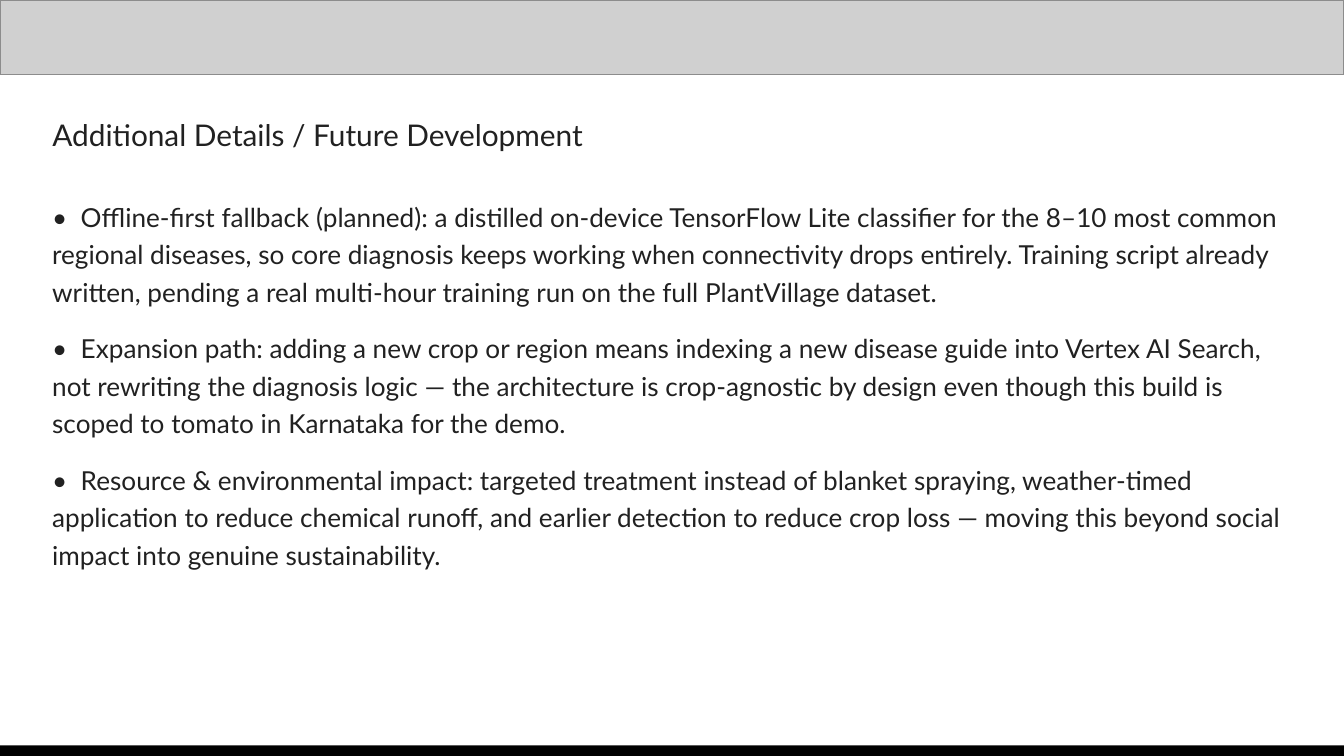
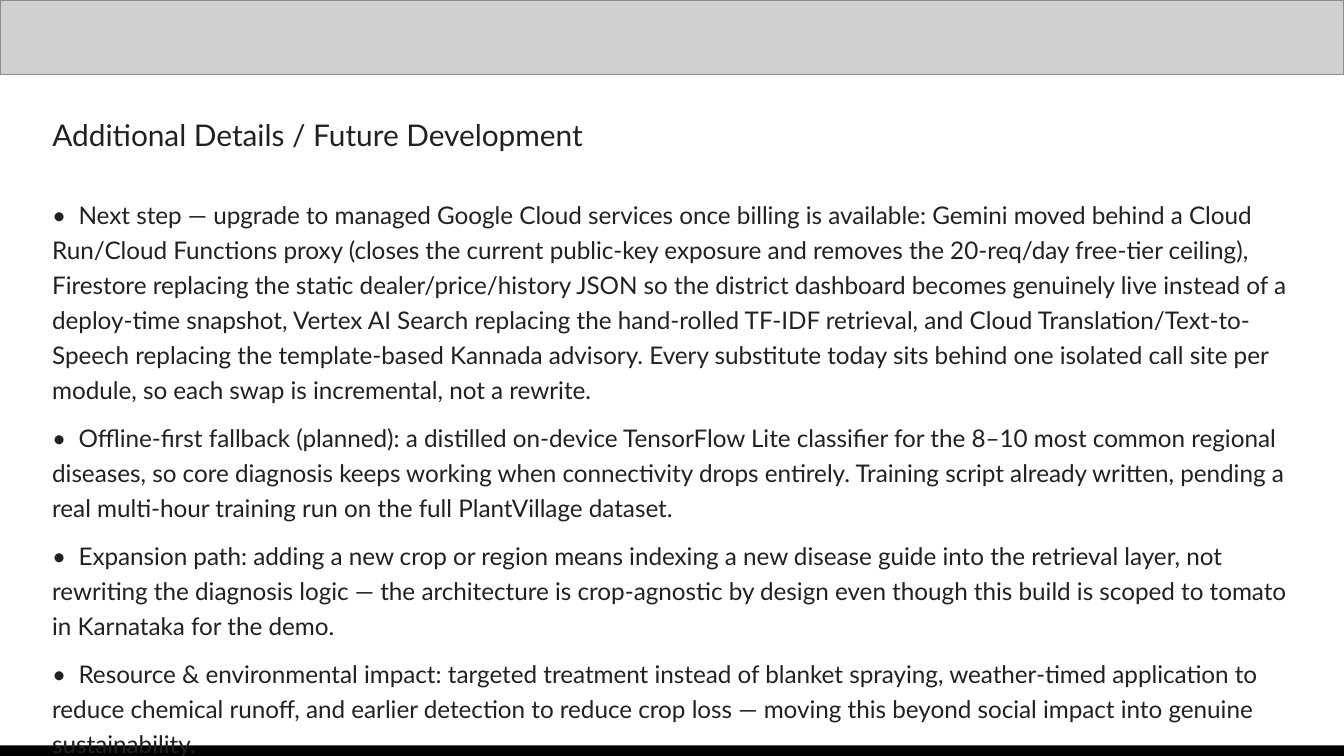
Before and after one commit to Kavitacs08/kisan-mitra, a slide deck: slide 13 of docs/Kisan_Mitra_Submission.pptx. Drawn at 1344x756 pixels with LibreOffice and Linux fonts; fonts in the diff are those of the drawing; grey boxes stand for pictures. Boxes give left, top, right and bottom in pixels: in the first picture for what was removed or moved away, otherwise in the second. Text is boxed around its words. In the diff, an @@ line names an element or a change of style, - is before the commit and + after.

Commit message:
Add Google Cloud upgrade path as a next step in the submission deck
Slide 13 (Additional Details / Future Development) now leads with the
same upgrade path documented in the README: Gemini behind a Cloud
Run/Functions proxy, Firestore replacing the static dealer/price/history
data, Vertex AI Search replacing the hand-rolled TF-IDF retrieval, Cloud
Translation/TTS replacing the template-based Kannada advisory. Also fixes
the "Expansion path" bullet, which still referenced Vertex AI Search as
if it were currently in use.

```diff
--- a/docs/Kisan_Mitra_Submission.pptx
+++ b/docs/Kisan_Mitra_Submission.pptx
@@ text at (52, 206, 1286, 403): paragraph added @@
+• Next step — upgrade to managed Google Cloud services once billing is available: Gemini moved behind a Cloud Run/Cloud Functions proxy (closes the current public-key exposure and removes the 20-req/day free-tier ceiling), Firestore replacing the static dealer/price/history JSON so the district dashboard becomes genuinely live instead of a deploy-time snapshot, Vertex AI Search replacing the hand-rolled TF-IDF retrieval, and Cloud Translation/Text-to-Speech replacing the template-based Kannada advisory. Every substitute today sits behind one isolated call site per module, so each swap is incremental, not a rewrite.
@@ text at (52, 428, 1284, 756): size 14 to 13 pt in "• Offline-first fallback (planned): a distilled on-device ...", "• Resource & environmental impact: targeted treatment ..."; less space between paragraphs @@
@@ text at (52, 547, 1287, 635): text changed; size 14 to 13 pt @@
-• Expansion path: adding a new crop or region means indexing a new disease guide into Vertex AI Search, not rewriting the diagnosis logic — the architecture is crop-agnostic by design even though this build is scoped to tomato in Karnataka for the demo.
+• Expansion path: adding a new crop or region means indexing a new disease guide into the retrieval layer, not rewriting the diagnosis logic — the architecture is crop-agnostic by design even though this build is scoped to tomato in Karnataka for the demo.
```
Also in this commit, not shown: 2 other files.
